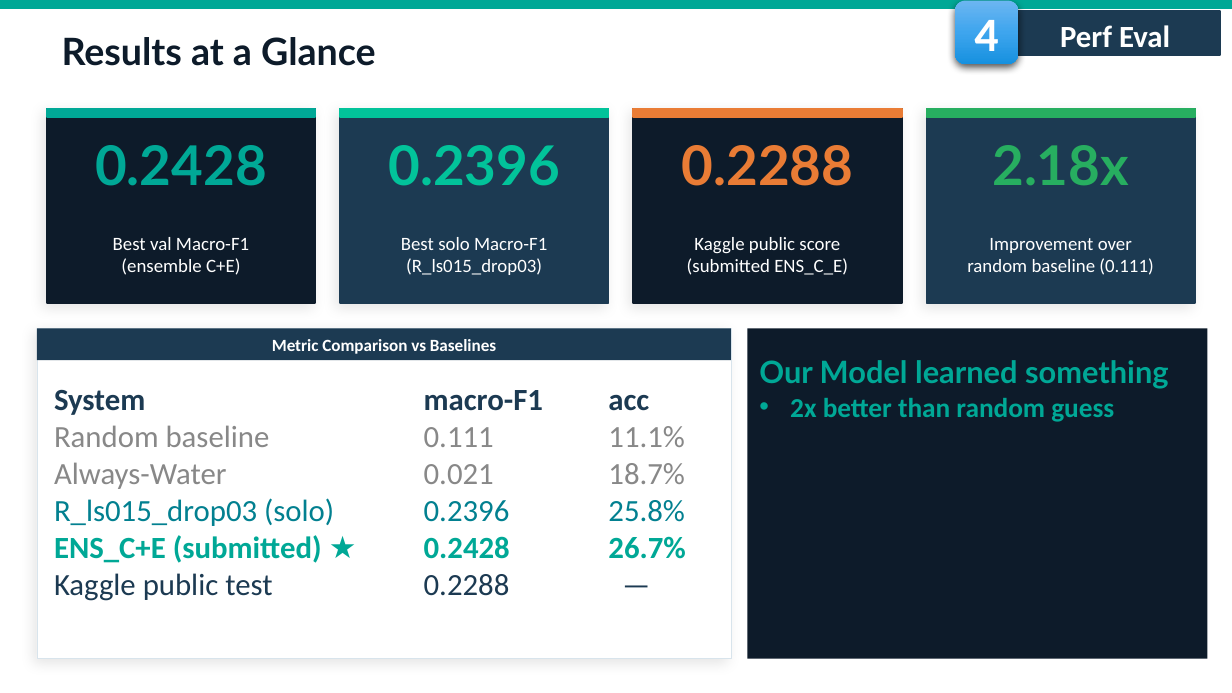
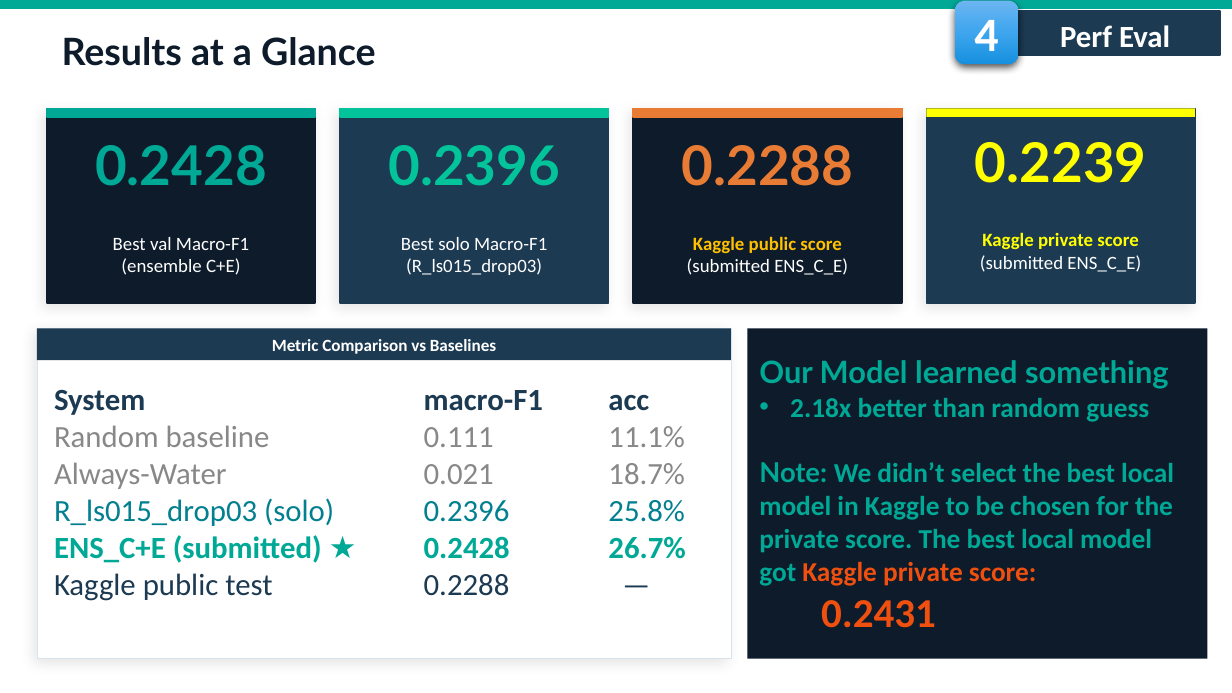
Before and after one commit to fmssilva/DL_Proj, a slide deck: slide 24 of assignment_1/task1/Task1_report.pptx. Drawn at 1232x693 pixels with LibreOffice and Linux fonts; fonts in the diff are those of the drawing; background and template pictures are left out. Boxes give left, top, right and bottom in pixels: in the first picture for what was removed or moved away, otherwise in the second. Text is boxed around its words. In the diff, an @@ line names an element or a change of style, - is before the commit and + after.

Commit message:
final presentation with private score

```diff
--- a/assignment_1/task1/Task1_report.pptx
+++ b/assignment_1/task1/Task1_report.pptx
@@ rectangle at (926,108,1195,117): fill #27AE60 to #FFFF00; outline #27AE60 1 pt to none @@
@@ text at (975,142,1147,183): text changed; text colour #27AE60 to #FFFF00 @@
-2.18x
+0.2239
@@ text at (693,236,841,253): text colour #FFFFFF to #FFC000, bold on in "Kaggle public score" @@
@@ text at (980,232,1141,272): text changed; text colour #FFFFFF to #FFFF00; bold on @@
-Improvement over
-random baseline (0.111)
+Kaggle private score
+(submitted ENS_C_E)
@@ text at (759,398,1174,628): text changed @@
-• 2x better than random guess
+• 2.18x better than random guess
+Note: We didn’t select the best local model in Kaggle to be chosen for the private score. The best local model got Kaggle private score:
+0.2431
```
Also in this commit, not shown: 19 other slides changed, 1 slide added, 2 other files.
